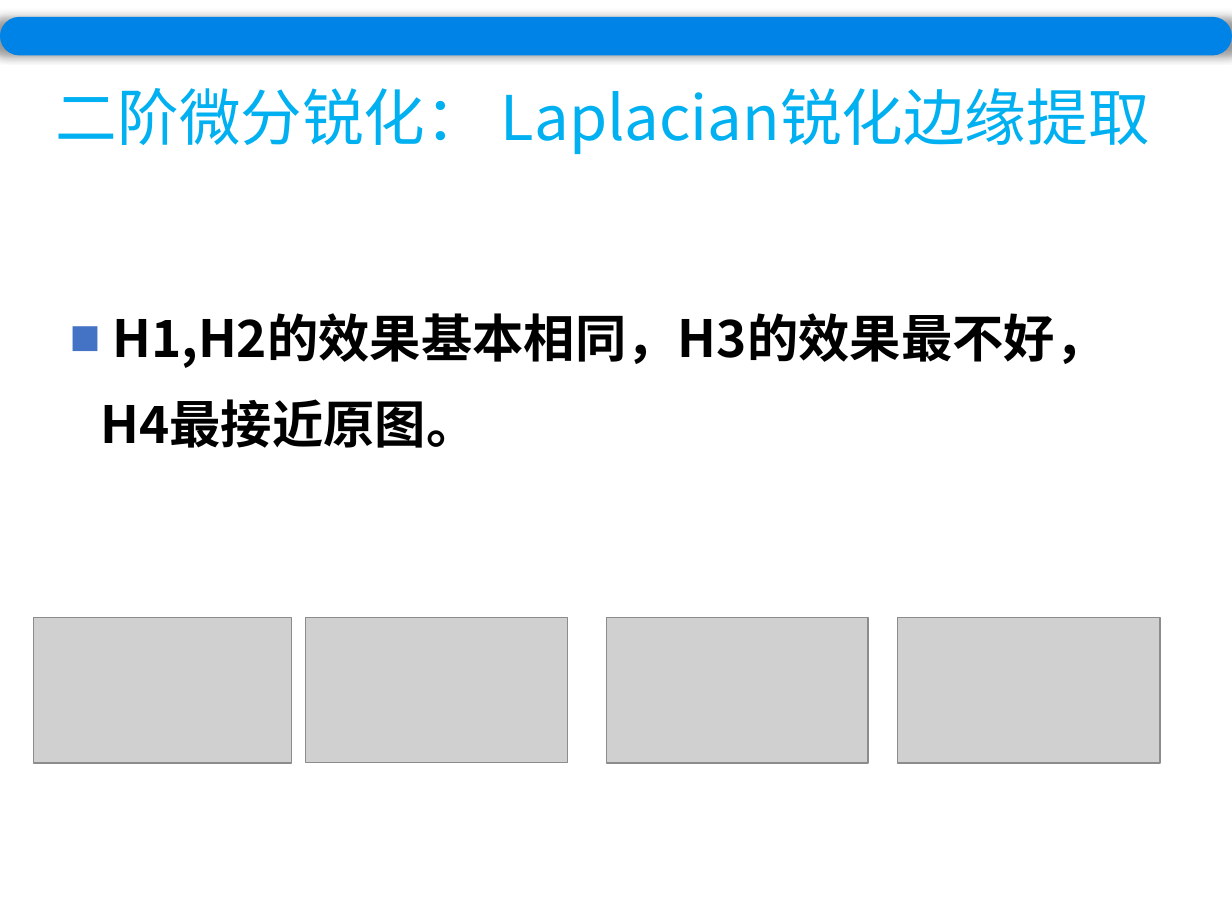
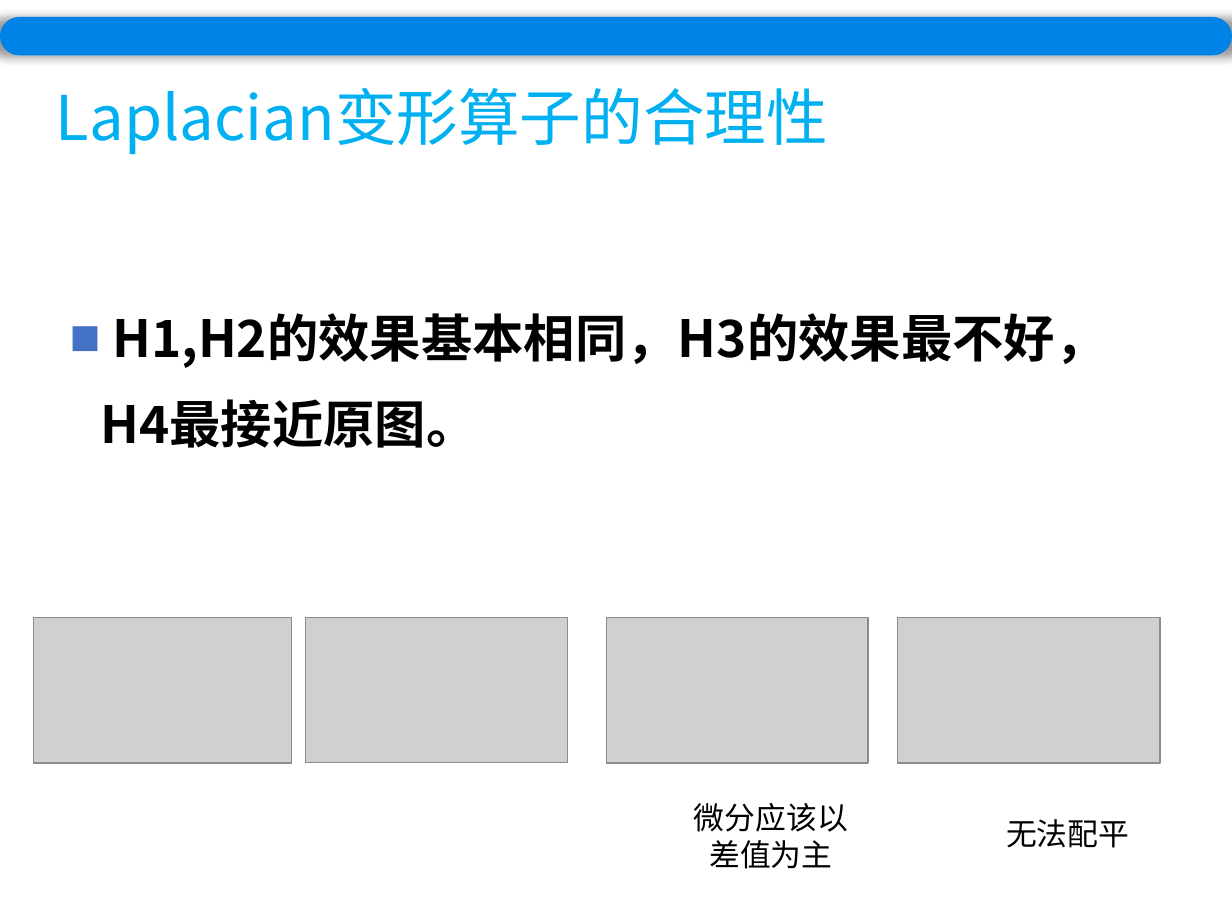
Before and after one commit to wuyirui/wuyirui.github.io, a slide deck: slide 50 of ppt/Chapter5.pptx (slide 53 before the commit). Drawn at 1232x924 pixels with LibreOffice and Linux fonts; fonts in the diff are those of the drawing; grey boxes stand for pictures. Boxes give left, top, right and bottom in pixels: in the first picture for what was removed or moved away, otherwise in the second. Text is boxed around its words. In the diff, an @@ line names an element or a change of style, - is before the commit and + after.

```diff
--- a/ppt/Chapter5.pptx
+++ b/ppt/Chapter5.pptx
@@ title at <box>56,88,828,154</box>: text changed @@
-二阶微分锐化： Laplacian锐化边缘提取
+Laplacian变形算子的合理性
@@ text added at <box>694,803,848,869</box>, 18 pt, text #000000 @@
+微分应该以
+差值为主
@@ text added at <box>1006,819,1129,848</box>, 18 pt, text #000000 @@
+无法配平
```
Also in this commit, not shown: 5 other slides changed, 3 slides removed, 11 other files.
